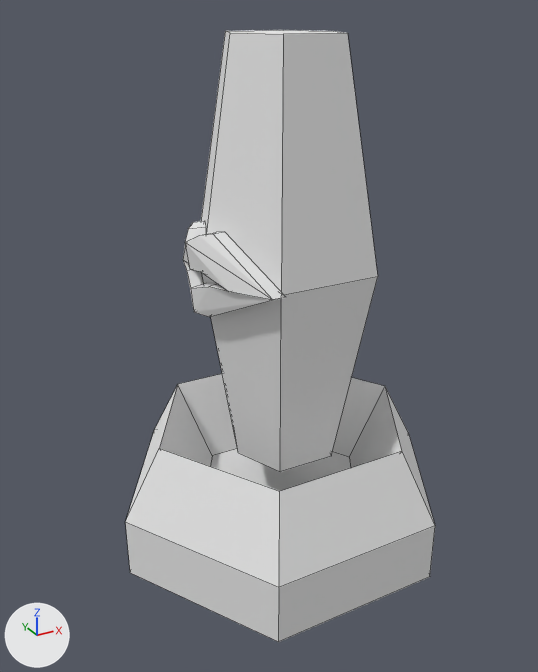
Before and after pictures for a commit that changed the Blender file Assets/Resources/Models/TurretBot.blend.
Rendered twice from a camera (50 mm lens) standing at (-4.37, -7.62, 6.75) and looking at (0.29, 0.85, 2.51). The axes (+X, +Y, +Z) are drawn at lower left. The lights are the same throughout. Mesh edges are drawn as thin lines.

The first picture shows 'Firer', 'Turret'.
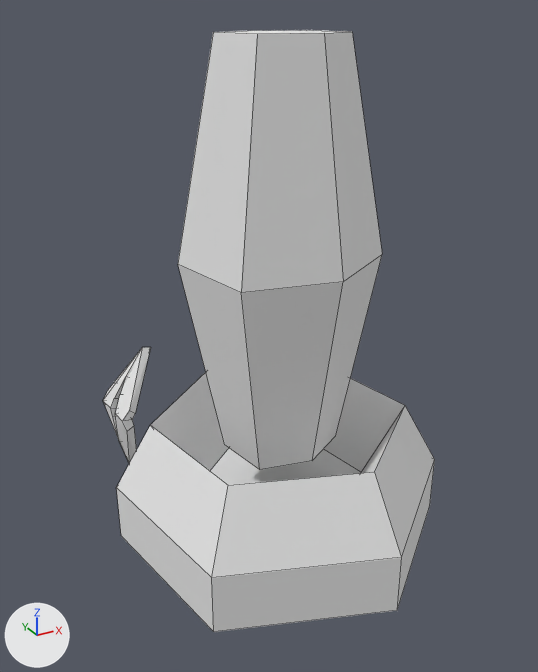
Where the newer file only moved an object's origin or applied its transform, the numbers keep the older frame.

Changed parts and their boxes [x1, y1, x2, y2] in the pictures (538 x 672 px):
'Turret', reshaped, turned: before [125, 30, 435, 642]; after [116, 30, 435, 632]
'Firer', reshaped (52% narrower, 22% taller): before [183, 221, 285, 317]; after [103, 347, 151, 464]

Edits to the bpy script that builds the scene:
```text
Change me_cylinder:
    where me_cylinder.from_pydata(...)  # 54 vertices, 34 faces; spans x -0.58..0.58, y 0.0..1.93, z -2.0..2.0
    used by ob_turret; location = (0.0, 0.0, 0.0); rotation_euler = (1.571, 0.0, 1.571), in degrees (90, 0, 90); scale = (3.38, 3.38, 1.12)
    me_cylinder part 1: the whole mesh is multiplied about the mesh origin by the matrix ((-0.985, 0.0, -0.058), (-0.174, 0.0, 0.328), (0.0, 3.0, 0.0))
Change me_cylinder_001:
    where me_cylinder_001.from_pydata(...)  # 36 vertices, 34 faces; spans x -0.349..0.349, y 1.022..1.324, z -1.126..-0.549
    used by ob_firer; parent = ob_turret; location = (0.0, 0.0, 0.0); rotation_euler = (1.571, 0.0, 0.0), in degrees (90, 0, 0); scale = (3.38, 3.38, 1.12)
    me_cylinder_001 part 2: the whole mesh is multiplied about the mesh origin by the matrix ((-0.174, 0.0, 0.328), (0.0, 1.0, 0.0), (-2.954, 0.0, -0.174))
Change ob_turret:
    ob_turret.rotation_euler: (1.571, 0.0, 1.571) -> (0.0, 0.0, 0.0)  # degrees (90, 0, 90) -> degrees (0, 0, 0)
```
